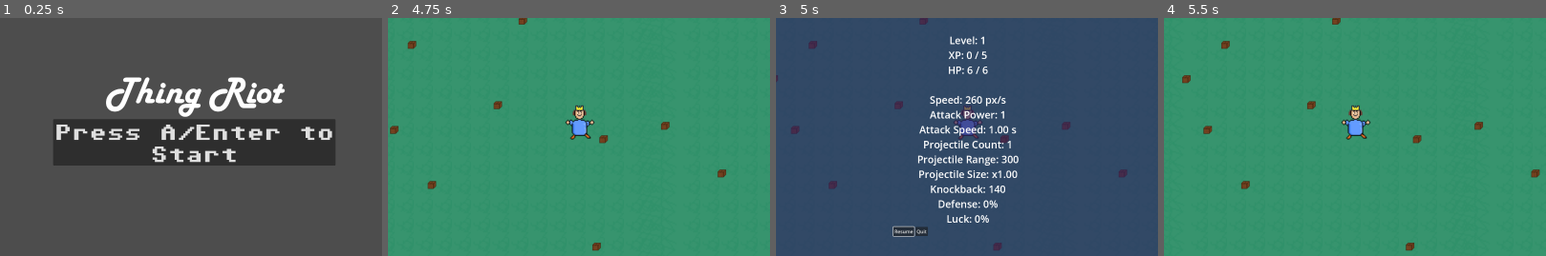
Above: before the commit, frames 1-4 (left to right).
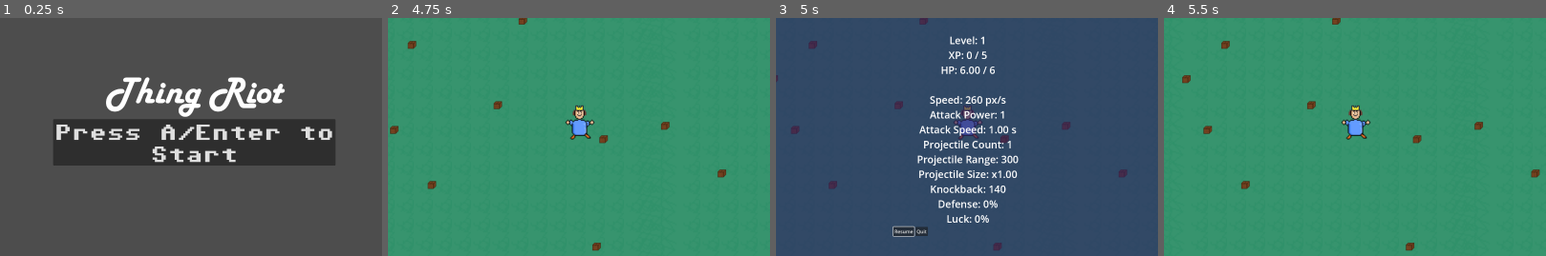
Above: after the commit, the same moments.

Repository: Leonod33/ThingRiot
Game: Godot game, scene res://title_screen.tscn
The game is run twice, just before and just after one commit, with the same random seed, the same clock (stepped at 60 frames per second) and the same inputs.
Inputs:
- Up to frame 1 (0.25 s): no input
- Up to frame 2 (4.75 s): click "Press A/Enter to Start" at 0.5 s; tap Enter (start_game) at 1.25, 1.35, 2.1, 2.85, 3.6, 4.35 s; hold Right (ui_right) 1.28-2.03 s; hold Down (ui_down) 2.03-2.78 s; hold Right (ui_right) 2.78-3.53 s; hold Up (ui_up) 3.53-4.28 s; hold Left (ui_left) from 4.28 s (still down)
- Up to frame 3 (5 s): keep holding Left (ui_left); tap Escape (pause) at 4.9 s
- Up to frame 4 (5.5 s): keep holding Left (ui_left); tap Enter (start_game) at 5.1 s
The pictures show only the part of the screen within x 25-75%, y 29-79%; the shares and areas given below are measured in that part.

Frames 1-2 are identical in both runs. In frame 3, 1.3% of the frame differs, in the area x 37-64%, y 20-80%; in frame 4, nothing differs.

Commit message:
Stabilize upgrades, damage, pickups and run resets

Diff:
--- a/thing-riot-v1/PickupBase.tscn
+++ b/thing-riot-v1/PickupBase.tscn
@@ -5,13 +5,13 @@
 
 [sub_resource type="CircleShape2D" id="CircleShape2D_w7387"]
 
-[node name="PickupBase" type="Node2D"]
+[node name="PickupBase" type="Area2D"]
+collision_layer = 0
+collision_mask = 1
 script = ExtResource("1_cx7od")
 
-[node name="Area2D" type="Area2D" parent="."]
-
-[node name="Sprite2D" type="Sprite2D" parent="Area2D"]
+[node name="Sprite2D" type="Sprite2D" parent="."]
 texture = ExtResource("2_g0nll")
 
-[node name="CollisionShape2D" type="CollisionShape2D" parent="Area2D"]
+[node name="CollisionShape2D" type="CollisionShape2D" parent="."]
 shape = SubResource("CircleShape2D_w7387")
--- a/thing-riot-v1/crown_bullet.gd
+++ b/thing-riot-v1/crown_bullet.gd
@@ -12,6 +12,8 @@
 
 var direction: Vector2 = Vector2.ZERO
 var _t := 0.0
+var spent := false
+var knockback_power: float = 140.0
 var _sprite_base_scale := Vector2.ONE
 
 func _ready() -> void:
@@ -25,8 +27,13 @@
 		_sprite_base_scale = sprite.scale
 		sprite.scale = _sprite_base_scale * (base_visual_scale * size_multiplier)
 
-	if colshape and colshape.shape is CircleShape2D:
-		(colshape.shape as CircleShape2D).radius = base_hit_radius * size_multiplier
+	if colshape and colshape.shape:
+		colshape.shape = colshape.shape.duplicate()
+		if colshape.shape is CircleShape2D:
+			colshape.shape.radius = base_hit_radius * size_multiplier
+		elif colshape.shape is RectangleShape2D:
+			colshape.shape.size *= size_multiplier
+		colshape.position *= size_multiplier
 
 	if not is_connected("body_entered", Callable(self, "_on_body_entered")):
 		connect("body_entered", Callable(self, "_on_body_entered"))
@@ -43,13 +50,19 @@
 	if _t >= lifetime:
 		queue_free()
 
+func _hit(target: Node) -> void:
+	if spent or not is_instance_valid(target) or target.is_queued_for_deletion():
+		return
+	if not (target.is_in_group("enemies") or target.is_in_group("destructible")) or not target.has_method("take_damage"):
+		return
+	spent = true
+	target.take_damage(damage)
+	if target.has_method("apply_knockback"):
+		target.apply_knockback(global_position - direction, knockback_power)
+	queue_free()
+
 func _on_body_entered(body: Node) -> void:
-	if (body.is_in_group("enemies") or body.is_in_group("destructible")) and body.has_method("take_damage"):
-		body.take_damage(damage)
-		queue_free()
+	_hit(body)
 
 func _on_area_entered(area: Area2D) -> void:
-	var maybe := area.get_parent()
-	if maybe and (maybe.is_in_group("enemies") or maybe.is_in_group("destructible")) and maybe.has_method("take_damage"):
-		maybe.take_damage(damage)
-		queue_free()
+	_hit(area.get_parent())
--- a/thing-riot-v1/destructible_prop.gd
+++ b/thing-riot-v1/destructible_prop.gd
@@ -6,6 +6,7 @@
 @export var destroy_fx: PackedScene            # optional puff/anim
 
 var _hp: int
+var destroyed := false
 
 func _ready() -> void:
 	_hp = max_health
@@ -15,20 +16,30 @@
 	# just leave bullet’s Area2D overlap to call our take_damage via group+method.
 
 func take_damage(n: int) -> void:
+	if destroyed or n <= 0:
+		return
 	_hp -= n
 	if _hp <= 0:
 		_die()
 
 func _die() -> void:
+	if destroyed:
+		return
+	destroyed = true
 	if destroy_fx:
 		var fx := destroy_fx.instantiate()
-		get_tree().current_scene.add_child(fx)
+		get_tree().current_scene.add_child.call_deferred(fx)
 		fx.global_position = global_position
 
 	# Drop logic
-	if drop_scene and randf() < drop_chance:
+	if drop_scene and randf() < effective_drop_chance():
 		var drop := drop_scene.instantiate()
-		get_tree().current_scene.add_child(drop)
+		get_tree().current_scene.add_child.call_deferred(drop)
 		drop.global_position = global_position
 
 	queue_free()
+
+func effective_drop_chance() -> float:
+	var player = get_tree().get_first_node_in_group("Player")
+	var luck: float = player.stats.luck if player else 0.0
+	return clampf(drop_chance * (1.0 + luck), 0.0, 1.0)
--- a/thing-riot-v1/enemy.gd
+++ b/thing-riot-v1/enemy.gd
@@ -5,6 +5,8 @@
 @export var hp := 2
 
 var player = null
+var dead := false
+var knockback_velocity := Vector2.ZERO
 
 func _ready():
 		# Find player node once at start (adjust path if needed)
@@ -19,34 +21,35 @@
 	$DamageArea.collision_mask = 1
 
 func _physics_process(delta):
-	if player:
+	if is_instance_valid(player) and not dead:
 		var dir = (player.position - position).normalized()
-		velocity = dir * speed
+		velocity = dir * speed + knockback_velocity
+		knockback_velocity = knockback_velocity.move_toward(Vector2.ZERO, 700.0 * delta)
 		move_and_slide()
 
 func _on_body_entered(body):
-	if body == player:
-		player.change_health(-damage)
-
+	_on_damage_area_body_entered(body)
 
 func take_damage(amount):
+	if dead or amount <= 0:
+		return
 	hp -= amount
-	print("Enemy took damage, HP is now:", hp)
 	if hp <= 0:
-		print("Enemy should be dead")
+		dead = true
 		_spawn_xp_gem(global_position)
 		queue_free()
 
+func apply_knockback(from_position: Vector2, strength: float) -> void:
+	if not dead:
+		knockback_velocity = (global_position - from_position).normalized() * strength
+
 func _spawn_xp_gem(pos: Vector2) -> void:
 	var gem := preload("res://pickups/XPGem.tscn").instantiate()
-	get_tree().current_scene.add_child(gem)
+	get_tree().current_scene.add_child.call_deferred(gem)
 	gem.global_position = pos
 
-
 func _on_damage_area_body_entered(body):
-	if body.is_in_group("Player"):
-		body.change_health(-damage)
-		body.apply_knockback(position)  # 'position' here is the enemy's position
-		# Simple push enemy back (optional)
-		var push_dir = (position - body.position).normalized()
-		position += push_dir * 20  # move enemy away by 20 pixels
+	if not dead and body.is_in_group("Player") and body.change_health(-damage):
+		body.apply_knockback(global_position)
+		var push_dir = (global_position - body.global_position).normalized()
+		global_position += push_dir * 20
--- a/thing-riot-v1/game_over_screen.gd
+++ b/thing-riot-v1/game_over_screen.gd
@@ -1,7 +1,5 @@
 extends Control
 
 func _on_restart_button_pressed():
-	# To restart the game, you can reload the main scene or return to title
-	# get_tree().change_scene_to_file("res://main.tscn")
-	# Or if you want to return to title:
+	get_tree().paused = false
 	get_tree().change_scene_to_file("res://title_screen.tscn")
--- a/thing-riot-v1/main.gd
+++ b/thing-riot-v1/main.gd
@@ -7,7 +7,7 @@
 var pending_level_ups: int = 0
 
 func _ready() -> void:
-	print("[Main] ready")
+	get_tree().paused = false
 	# You already refresh the pause panel on stat changes:
 	player.level_up.connect(_on_player_stats_changed)
 	player.xp_changed.connect(_on_player_stats_changed)
@@ -18,9 +18,10 @@
 
 func _input(event: InputEvent) -> void:
 	# Ignore pause input while the upgrade picker is open
-	if upgrade_picker.visible:
+	if pending_level_ups > 0:
 		return
-	if event.is_action_pressed("pause"):
+	if event.is_action_pressed("pause") and not event.is_echo():
+		get_viewport().set_input_as_handled()
 		print("[Main] pause action detected")
 		_toggle_pause()
 
@@ -43,10 +44,18 @@
 
 func _on_player_level_up(_level: int) -> void:
 	pending_level_ups += 1
-	if not upgrade_picker.visible:
-		upgrade_picker.open_for(player)  # pauses the tree itself
+	get_tree().paused = true
+	pause_panel.close()
+	if pending_level_ups == 1:
+		_open_next_upgrade.call_deferred()
 
 func _on_upgrade_picked(_id: String) -> void:
-	pending_level_ups -= 1
+	pending_level_ups = maxi(0, pending_level_ups - 1)
 	if pending_level_ups > 0:
+		_open_next_upgrade.call_deferred()
+	else:
+		get_tree().paused = false
+
+func _open_next_upgrade() -> void:
+	if pending_level_ups > 0 and not upgrade_picker.visible:
 		upgrade_picker.open_for(player)
--- a/thing-riot-v1/pause_panel.gd
+++ b/thing-riot-v1/pause_panel.gd
@@ -57,7 +57,7 @@
 	lines.append("")
 	lines.append("Level: %d" % player.level)
 	lines.append("XP: %d / %d" % [player.xp, player.xp_to_next])
-	lines.append("HP: %d / %d" % [player.current_health, player.max_health])
+	lines.append("HP: %.2f / %d" % [player.current_health, player.max_health])
 	lines.append("")
 	lines.append("Speed: %.0f px/s" % s.speed)
 	lines.append("Attack Power: %d" % s.attack_power)
@@ -70,3 +70,8 @@
 	lines.append("Luck: %.0f%%" % (s.luck * 100.0))
 
 	stats_label.text = "\n".join(lines)
+
+func _unhandled_input(event: InputEvent) -> void:
+	if visible and event.is_action_pressed("pause") and not event.is_echo():
+		_on_resume_pressed()
+		get_viewport().set_input_as_handled()
--- a/thing-riot-v1/pickup_base.gd
+++ b/thing-riot-v1/pickup_base.gd
@@ -1,6 +1,8 @@
 extends Area2D
 
 @export var attract_radius: float = 0.0  # set >0 later for magnet behavior
+
+var collected := false
 
 func _ready() -> void:
 	monitoring = true
@@ -9,7 +11,8 @@
 		connect("body_entered", Callable(self, "_on_body_entered"))
 
 func _on_body_entered(body: Node) -> void:
-	if body.is_in_group("Player"):
+	if not collected and body.is_in_group("Player") and not body.dead:
+		collected = true
 		_on_collected(body)
 
 func _on_collected(player: Node) -> void:
--- a/thing-riot-v1/pickups/xp_gem.gd
+++ b/thing-riot-v1/pickups/xp_gem.gd
@@ -3,6 +3,7 @@
 @export var xp_value: int = 1
 @export var magnet_radius: float = 140.0
 var _player: Node2D
+var collected := false
 
 func _ready() -> void:
 	# Your Player group is "Player" (capital P)
@@ -14,6 +15,7 @@
 		global_position = global_position.lerp(_player.global_position, 5.0 * delta)
 
 func _on_body_entered(body: Node) -> void:
-	if body.is_in_group("Player") and body.has_method("add_xp"):
+	if not collected and body.is_in_group("Player") and not body.dead:
+		collected = true
 		body.add_xp(xp_value)
 		queue_free()
--- a/thing-riot-v1/player.gd
+++ b/thing-riot-v1/player.gd
@@ -12,7 +12,8 @@
 
 # --- Health System (values will be seeded from stats in _ready) ---
 var max_health: int = 6
-var current_health: int = 6
+var current_health: float = 6.0
+var dead := false
 
 var invincible_timer := 0.0
 const INVINCIBLE_TIME := 1.0  # seconds
@@ -20,6 +21,8 @@
 var knockback_vector := Vector2.ZERO
 
 func _ready():
+	# Resources loaded from disk are shared; upgrades belong to this run only.
+	stats = stats.duplicate(true) if stats else PlayerStats.new()
 	# collision setup
 	collision_layer = 1
 	collision_mask = 1
@@ -40,6 +43,8 @@
 		connect("xp_changed", Callable(hud, "update_xp"))
 
 func add_xp(n: int) -> void:
+	if dead or n <= 0:
+		return
 	xp += n
 	emit_signal("xp_changed", xp, xp_to_next, level)
 
@@ -64,29 +69,30 @@
 
 	emit_signal("level_up", level)
 
-	# TODO soon: pause game and open the 3-choice upgrade picker
-	# get_tree().paused = true
-	# $UILayer/UpgradePicker.open(self, _on_upgrade_selected)
+func apply_knockback(from_position: Vector2) -> void:
+	var direction := (global_position - from_position).normalized()
+	knockback_vector = direction * 140.0
 
-
-func apply_knockback(from_position: Vector2) -> void:
-	# use knockback from stats
-	var strength := stats.knockback_power if stats else 140.0
-	var direction := (global_position - from_position).normalized()
-	knockback_vector = direction * strength
-
-func change_health(amount: int):
-	if invincible_timer <= 0:
-		current_health = clamp(current_health + amount, 0, max_health)
-		get_node("/root/Main/UILayer/HUD/HBoxContainer").update_hearts()
-
-		if amount < 0:
-			invincible_timer = INVINCIBLE_TIME
-		if current_health == 0:
-			die()
+# Returns whether the hit/heal was accepted, so contact effects respect immunity.
+func change_health(amount: float) -> bool:
+	if dead or amount == 0.0 or (amount < 0.0 and invincible_timer > 0.0):
+		return false
+	if amount < 0.0:
+		amount *= 1.0 - clampf(stats.defense, 0.0, 0.8)
+		invincible_timer = INVINCIBLE_TIME
+	current_health = clampf(current_health + amount, 0.0, float(max_health))
+	get_node("/root/Main/UILayer/HUD/HBoxContainer").update_hearts()
+	if current_health <= 0.000001:
+		die()
+	return true
 
 func die():
-	get_tree().change_scene_to_file("res://GameOverScreen.tscn")
+	if dead:
+		return
+	dead = true
+	get_tree().paused = false
+	# Collision callbacks must finish before replacing the scene.
+	get_tree().change_scene_to_file.call_deferred("res://GameOverScreen.tscn")
 
 func _physics_process(delta):
 	var input_vector = Vector2.ZERO
@@ -121,11 +127,15 @@
 	attack_nearest_enemy()
 
 func attack_nearest_enemy() -> void:
+	if dead:
+		return
 	var nearest: Node2D = null
 	var nearest_dist: float = INF
 
 	var attack_range := stats.projectile_range if stats else 300.0
 	for enemy in get_tree().get_nodes_in_group("enemies"):
+		if enemy.is_queued_for_deletion():
+			continue
 		var dist := global_position.distance_to(enemy.global_position)
 		if dist < attack_range and dist < nearest_dist:
 			nearest = enemy
@@ -154,6 +164,7 @@
 		bullet.direction = shot_dir
 		if stats:
 			bullet.damage = stats.attack_power
+			bullet.knockback_power = stats.knockback_power
 			bullet.size_multiplier = stats.projectile_size
 			# lifetime from desired range (range / speed), with a small floor
 			if bullet.speed > 0.0:
@@ -166,12 +177,3 @@
 		# spawn slightly ahead to avoid self-collision
 		bullet.global_position = global_position + shot_dir * 14.0
 		bullet.direction = shot_dir
-
-		# --- feed stats straight in (no has_variable) ---
-		if stats:
-			bullet.damage = stats.attack_power
-			bullet.size_multiplier = stats.projectile_size
-
-			# lifetime from desired range (range / speed), with a small floor
-			if bullet.speed > 0.0:
-				bullet.lifetime = max(0.2, stats.projectile_range / bullet.speed)
--- /dev/null
+++ b/thing-riot-v1/tests/core_loop_test.gd
@@ -0,0 +1,120 @@
+extends SceneTree
+
+var failures := 0
+var checks := 0
+
+func check(ok: bool, message: String):
+	checks += 1
+	if not ok:
+		failures += 1
+		push_error("FAIL: " + message)
+
+func _initialize():
+	call_deferred("run_tests")
+
+func settle():
+	await process_frame
+	await process_frame
+
+func run_tests():
+	change_scene_to_file("res://main.tscn")
+	await settle()
+	var game = current_scene
+	var player = game.get_node("Player")
+	var picker = game.get_node("UILayer/UpgradePicker")
+	var template = load("res://data/PlayerStats_default.tres")
+	check(player.stats != template, "run owns its stats")
+	player.add_xp(25) # thresholds 5, 8, 12 = three choices
+	await settle()
+	check(game.pending_level_ups == 3 and paused and picker.visible, "three levels queue")
+	for remaining in [2, 1, 0]:
+		picker.btn_a.pressed.emit()
+		picker._choose(0) # duplicate callback in same frame must not consume next choice
+		check(game.pending_level_ups == remaining, "one selection per choice")
+		await settle()
+		check(paused == (remaining > 0), "paused until all rewards selected")
+		check(picker.visible == (remaining > 0), "next choice remains visible")
+	check(template.attack_power == 1 and template.max_health == 6 and template.projectile_count == 1, "template untouched")
+	player.max_health = 6
+	player.stats.defense = 0.05
+	player.current_health = 6.0
+	player.invincible_timer = 0
+	check(player.change_health(-1), "damage accepted")
+	check(is_equal_approx(player.current_health, 5.05), "5% armor affects one-point hit")
+	check(not player.change_health(-1) and is_equal_approx(player.current_health, 5.05), "invulnerability blocks repeat damage")
+	check(player.change_health(1) and player.current_health == 6, "healing works during invulnerability")
+	var potion = load("res://HealthPickup.tscn").instantiate()
+	game.add_child(potion)
+	player.current_health = 3.0
+	potion._on_body_entered(player)
+	potion._on_body_entered(player)
+	check(player.current_health == 4.0, "health potion heals exactly once during immunity")
+	await settle()
+	player.stats.max_health = 7
+	player.max_health = 7
+	game.get_node("UILayer/HUD/HBoxContainer").update_hearts()
+	check(game.get_node("UILayer/HUD/HBoxContainer").get_child_count() == 4, "odd max health has visible extra heart")
+	player.stats.projectile_count = 6
+	player.stats.defense = 0.8
+	player.stats.attack_speed = 0.05
+	player.stats.luck = 1.0
+	picker.player = player
+	for id in ["proj_1", "def_5", "rate_10", "luck_10"]:
+		check(not picker._is_available(id), "capped upgrade excluded: " + id)
+	var prop = load("res://DestructibleProp.tscn").instantiate()
+	game.add_child(prop)
+	check(is_equal_approx(prop.effective_drop_chance(), 0.70), "luck improves crate drops")
+	prop.drop_chance = 1.0
+	var children_before = game.get_child_count()
+	prop.take_damage(100)
+	prop.take_damage(100)
+	await settle()
+	check(game.get_child_count() == children_before, "one crate replaced by exactly one drop")
+	var enemy = load("res://enemy.tscn").instantiate()
+	game.add_child(enemy)
+	enemy.global_position = player.global_position + Vector2(300,0)
+	enemy.apply_knockback(player.global_position, 200)
+	check(enemy.knockback_velocity.x == 200, "outgoing knockback affects enemy")
+	children_before = game.get_child_count()
+	enemy.take_damage(100)
+	enemy.take_damage(100)
+	await settle()
+	check(game.get_child_count() == children_before, "one enemy replaced by exactly one XP gem")
+	var bullet_a = load("res://crown_bullet.tscn").instantiate()
+	var bullet_b = load("res://crown_bullet.tscn").instantiate()
+	bullet_b.size_multiplier = 2
+	game.add_child(bullet_a)
+	game.add_child(bullet_b)
+	check(bullet_a.colshape.shape.size == Vector2(29,20) and bullet_b.colshape.shape.size == Vector2(58,40), "projectile collision shapes independent")
+	var target = load("res://enemy.tscn").instantiate()
+	game.add_child(target)
+	target.hp = 10
+	bullet_a._on_body_entered(target)
+	bullet_a._on_area_entered(target.get_node("DamageArea"))
+	check(target.hp == 9, "body and hurtbox cannot double-hit")
+	var gem = load("res://pickups/XPGem.tscn").instantiate()
+	game.add_child(gem)
+	var xp_before = player.xp
+	gem._on_body_entered(player)
+	gem._on_body_entered(player)
+	check(player.xp == xp_before + 1, "XP pickup awarded once")
+	game._toggle_pause()
+	check(paused, "pause opens")
+	var event := InputEventAction.new()
+	event.action = "pause"
+	event.pressed = true
+	game.pause_panel._unhandled_input(event)
+	check(not paused, "pause key resumes")
+	player.die()
+	player.die()
+	await settle()
+	check(current_scene.name == "GameOverScreen" and not paused, "death transitions once")
+	current_scene._on_restart_button_pressed()
+	await settle()
+	check(current_scene.scene_file_path == "res://title_screen.tscn", "restart goes to title")
+	current_scene._start_game()
+	await settle()
+	player = current_scene.get_node("Player")
+	check(player.level == 1 and player.xp == 0 and player.current_health == 6 and player.stats.defense == 0 and player.stats.projectile_count == 1, "fresh run resets all gameplay state")
+	print("CORE LOOP: %d checks, %d failures" % [checks, failures])
+	quit(1 if failures else 0)
--- a/thing-riot-v1/title_screen.gd
+++ b/thing-riot-v1/title_screen.gd
@@ -1,6 +1,7 @@
 extends Control
 
 func _on_start_button_pressed():
+	get_tree().paused = false
 	get_tree().change_scene_to_file("res://main.tscn")
 
 func _unhandled_input(event):
@@ -8,4 +9,5 @@
 		_start_game()
 
 func _start_game():
+	get_tree().paused = false
 	get_tree().change_scene_to_file("res://main.tscn")
--- a/thing-riot-v1/uiHearts.gd
+++ b/thing-riot-v1/uiHearts.gd
@@ -16,13 +16,15 @@
 func update_hearts():
 	# Clear any existing hearts
 	for c in get_children():
+		remove_child(c)
 		c.queue_free()
 
 	var p = get_node(player)
-	var health = p.current_health
+	var health = ceili(p.current_health)
 	var max_health = p.max_health
 
-	var hearts = max_health / 2
+	tooltip_text = "HP: %.2f / %d" % [p.current_health, max_health]
+	var hearts = ceili(float(max_health) / 2.0)
 	for i in range(hearts):
 		var heart = TextureRect.new()
 		if health >= 2:
--- a/thing-riot-v1/upgrade_picker.gd
+++ b/thing-riot-v1/upgrade_picker.gd
@@ -15,6 +15,9 @@
 func _ready() -> void:
 	process_mode = Node.PROCESS_MODE_WHEN_PAUSED
 	visible = false
+	exclusive = true
+	popup_window = false
+	unresizable = true
 	# Button handlers
 	btn_a.pressed.connect(func(): _choose(0))
 	btn_b.pressed.connect(func(): _choose(1))
@@ -26,13 +29,6 @@
 func _unhandled_input(event: InputEvent) -> void:
 	if not visible:
 		return
-	if event.is_action_pressed("ui_accept"):
-		var f = get_viewport().gui_get_focus_owner()
-		if f is Button:
-			(f as Button).pressed.emit()
-			get_viewport().set_input_as_handled()
-
-			get_viewport().set_input_as_handled()
 	if event.is_action_pressed("ui_cancel"):
 		# Optional: disallow cancel; do nothing
 		get_viewport().set_input_as_handled()
@@ -81,7 +77,7 @@
 		{
 			"id": "kb_20",
 			"title": "Knockback",
-			"desc": "+20% Knockback",
+			"desc": "+20% Crown Knockback",
 			"apply": Callable(self, "_apply_kb_20"),
 		},
 		{
@@ -93,7 +89,7 @@
 		{
 			"id": "luck_10",
 			"title": "Clover",
-			"desc": "+10% Luck",
+			"desc": "+10% of base crate-drop chance",
 			"apply": Callable(self, "_apply_luck_10"),
 		},
 		{
@@ -133,7 +129,7 @@
 	p.stats.defense = clamp(p.stats.defense + 0.05, 0.0, 0.8)
 
 func _apply_luck_10(p):
-	p.stats.luck += 0.10
+	p.stats.luck = minf(1.0, p.stats.luck + 0.10)
 
 func _apply_hp_1(p):
 	p.stats.max_health += 1
@@ -148,7 +144,7 @@
 	# Pause game and show
 	get_tree().paused = true
 	# pick 3 unique choices
-	var pool := _pool().duplicate()
+	var pool := _pool().filter(func(choice): return _is_available(choice["id"]))
 	pool.shuffle()
 	current_choices = pool.slice(0, 3)
 	# Fill buttons
@@ -165,10 +161,18 @@
 	btn.custom_minimum_size = Vector2(260, 0)
 
 func _choose(index: int) -> void:
-	if player == null or index < 0 or index >= current_choices.size():
+	if not visible or player == null or index < 0 or index >= current_choices.size():
 		return
 	var choice : Dictionary = current_choices[index]
 	(choice["apply"] as Callable).call(player)
+	hide()
+	current_choices.clear()
 	emit_signal("upgrade_picked", choice["id"])
-	hide()
-	get_tree().paused = false
+
+func _is_available(id: String) -> bool:
+	match id:
+		"proj_1": return player.stats.projectile_count < 6
+		"rate_10": return player.stats.attack_speed > 0.050001
+		"def_5": return player.stats.defense < 0.799999
+		"luck_10": return player.stats.luck < 0.999999
+	return true
Not shown, changed: AGENTS.md
